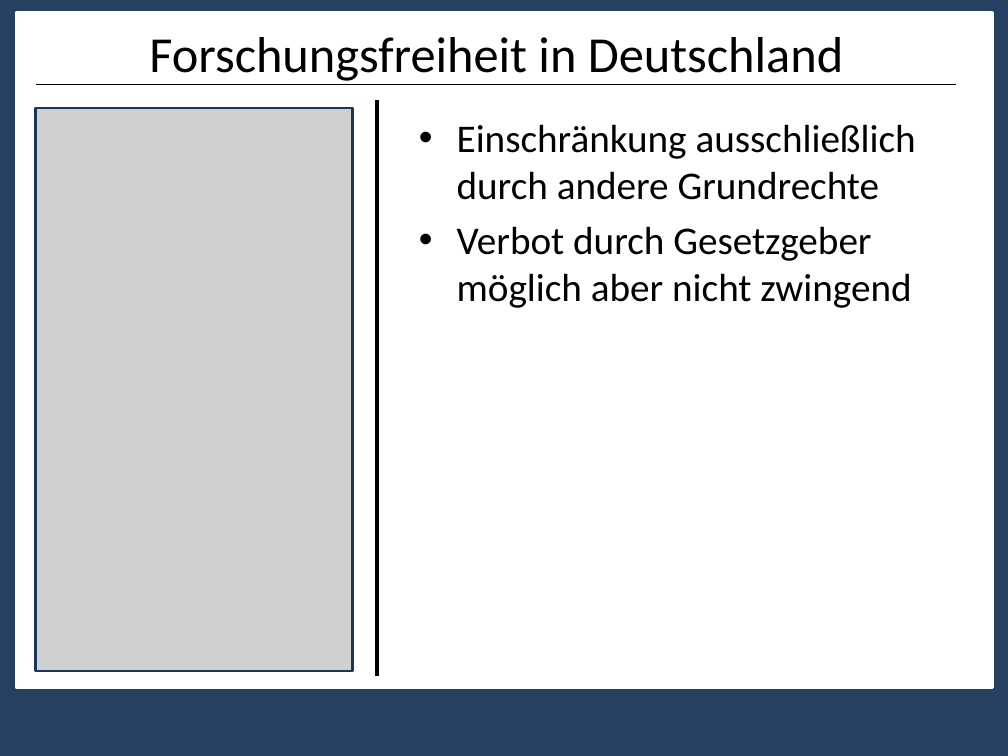
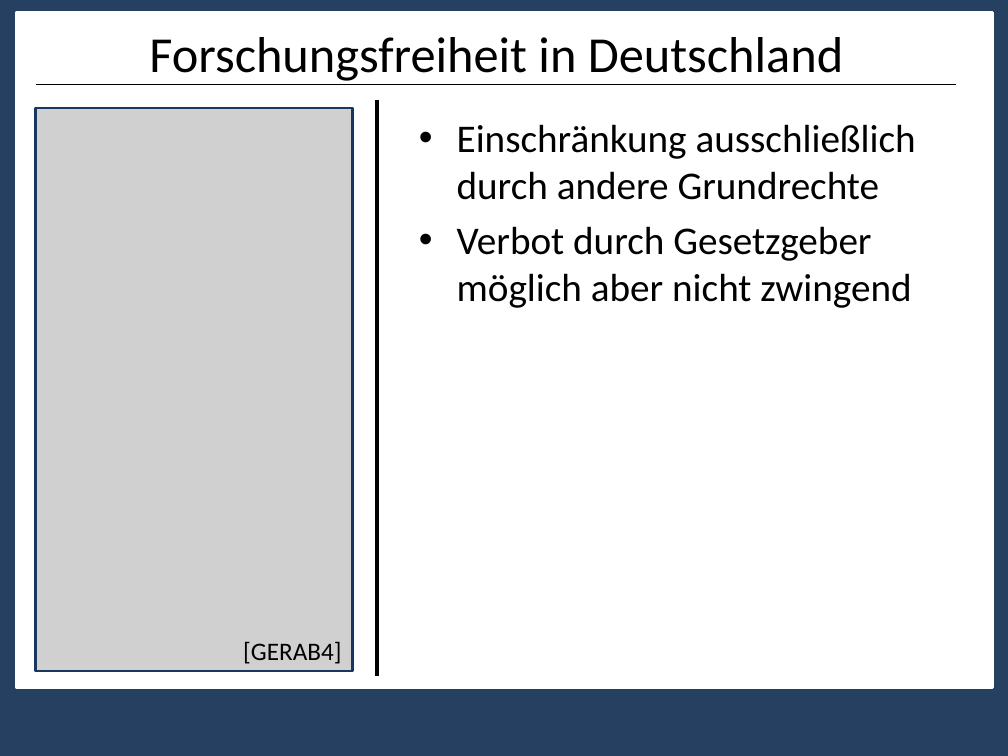
Before and after one commit to nicolehm/PMWK, a slide deck: slide 7 of Präsentation.pptx. Drawn at 1008x756 pixels with LibreOffice and Linux fonts; fonts in the diff are those of the drawing; grey boxes stand for pictures. Boxes give left, top, right and bottom in pixels: in the first picture for what was removed or moved away, otherwise in the second. Text is boxed around its words. In the diff, an @@ line names an element or a change of style, - is before the commit and + after.

```diff
--- a/Präsentation.pptx
+++ b/Präsentation.pptx
@@ text added at box(243, 641, 341, 664), 18 pt, text #000000 @@
+[GERAB4]
```
Also in this commit, not shown: 4 other slides changed, 1 slide added, 3 slides removed.
